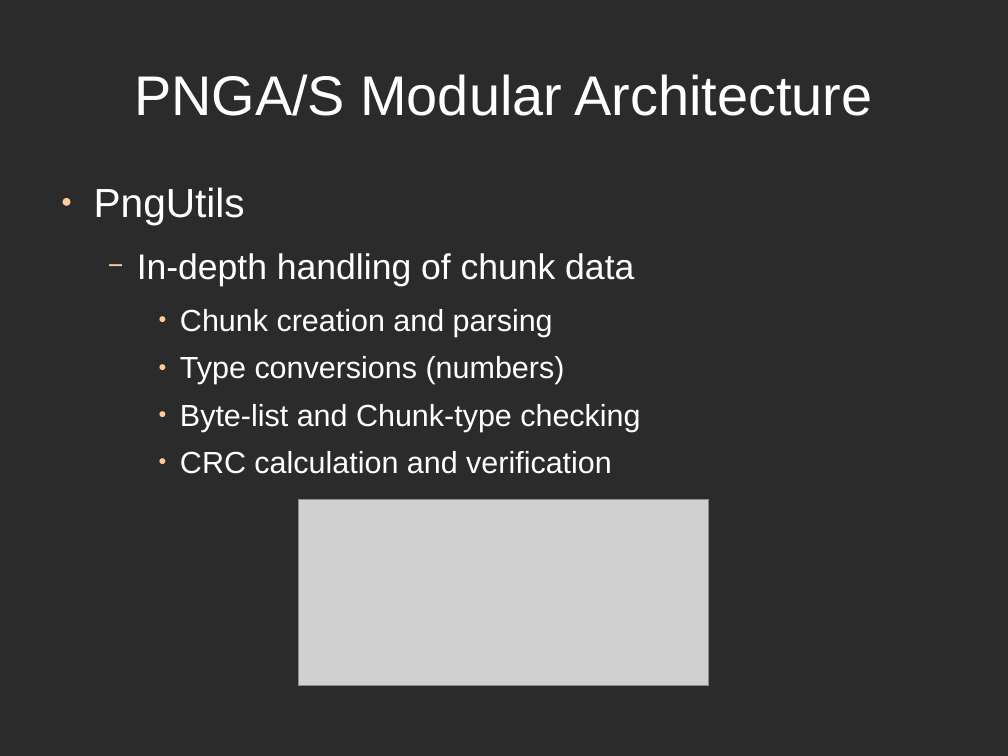
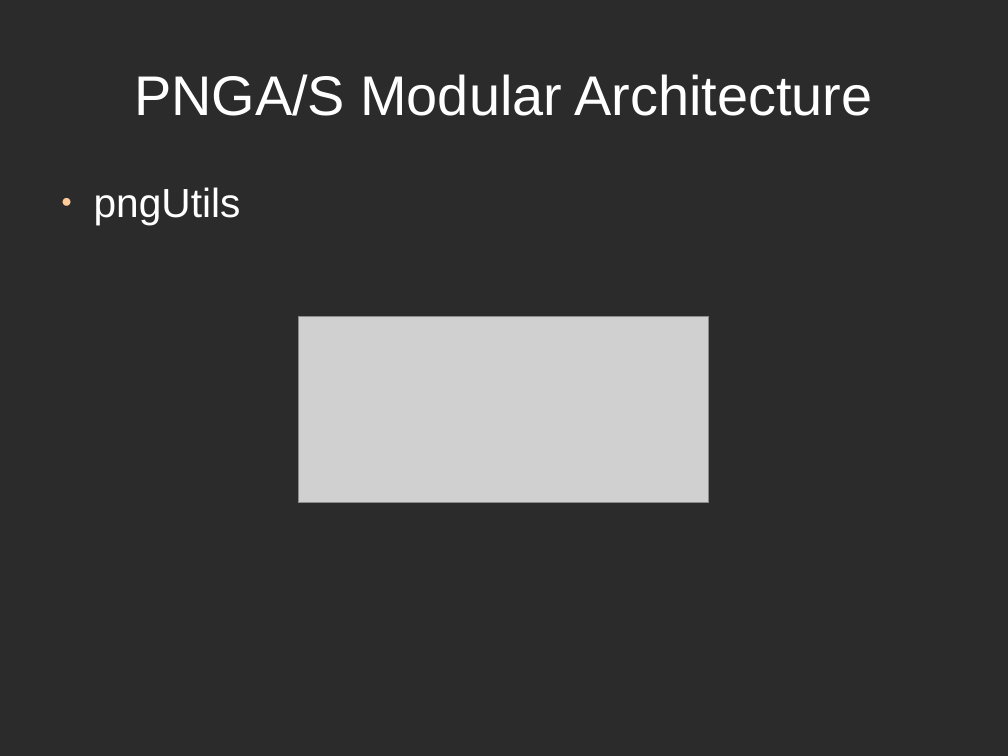
Before and after one commit to directrix1/se2, a slide deck: slide 11 of wip/SE2Presentation.odp. Drawn at 1008x756 pixels with LibreOffice and Linux fonts; fonts in the diff are those of the drawing; grey boxes stand for pictures; background and template pictures are left out; a plain dark background stands for a picture behind light text. Boxes give left, top, right and bottom in pixels: in the first picture for what was removed or moved away, otherwise in the second. Text is boxed around its words. In the diff, an @@ line names an element or a change of style, - is before the commit and + after.

```diff
--- a/wip/SE2Presentation.odp
+++ b/wip/SE2Presentation.odp
@@ text at box(94, 187, 241, 225): text changed; size 24 to 32 pt @@
-● PngUtils
-  − In-depth handling of chunk data
-    ● Chunk creation and parsing
-    ● Type conversions (numbers)
-    ● Byte-list and Chunk-type checking
-    ● CRC calculation and verification
+● pngUtils
@@ picture: place and size @@
-picture at box(298, 499, 709, 686)
+picture at box(298, 316, 709, 503)
```
Also in this commit, not shown: 8 other slides changed, 5 slides removed, 1 other file.
